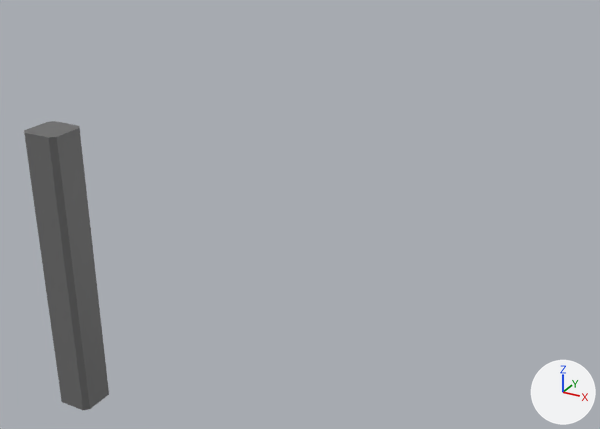
The glTF model assets/models/architecture/pillar.glb, before and after one commit.
Camera for both pictures: a camera (50 mm lens) standing at (2.6, -12.39, 5.38) and looking at (-2.04, -3.96, 1.17). Every picture has the same lights, and +X, +Y and +Z are marked at lower right. Vertices at the same position are counted once.

In view in the first picture: 'pillar'.
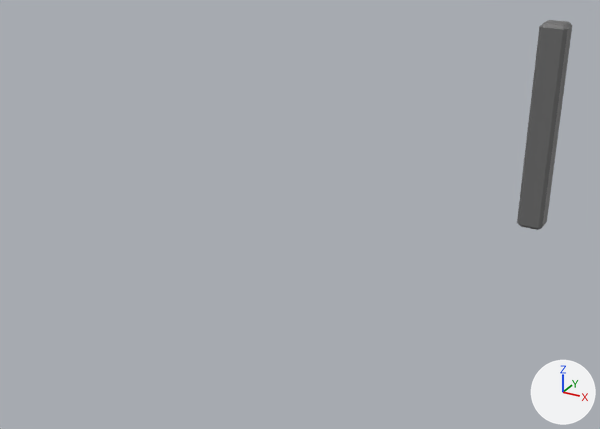
The change in detail:
me_cube_013 is used by ob_pillar; location (-3.0, -7.0, 0.0).
me_cube_013 had 50 vertices, 96 faces and spanned x -0.2..0.2, y -0.2..0.2, z 0.0..3.0.
me_cube_013 now has 114 vertices, 244 faces and spans x -0.2..0.2, y -0.2..0.2, z -0.1..3.1.
Part 1, on me_cube_013:
24 faces are deleted.
32 vertices are added at x -0.15..0.15, y -0.15..0.15, z -0.1..3.1.
12 new vertices lie (0.0, 0.0, 0.05) away from vertices in x -0.2..0.2, y -0.2..0.2, z 3.0.
12 new vertices lie (0.0, 0.0, -0.05) away from vertices in x -0.2..0.2, y -0.2..0.2, z 0.0.
8 new vertices lie (0.1, 0.0, 0.0) away from vertices in x -0.15..-0.05, y -0.15..0.15, z -0.1..3.1.
172 new faces join them.
Object 'pillar' (ob_pillar) moves from (-3.0, -7.0, 0.0) to (0.0, 0.0, 0.0).

Location of each change, [x1, y1, x2, y2] in pixels of the pictures (600 x 429 px):
'pillar', reshaped, moved (35% narrower, 27% shorter): before [24, 121, 109, 410]; after [517, 20, 572, 230]
part 1 of me_cube_013, built on: before [24, 121, 79, 138]; after [517, 20, 572, 230]
